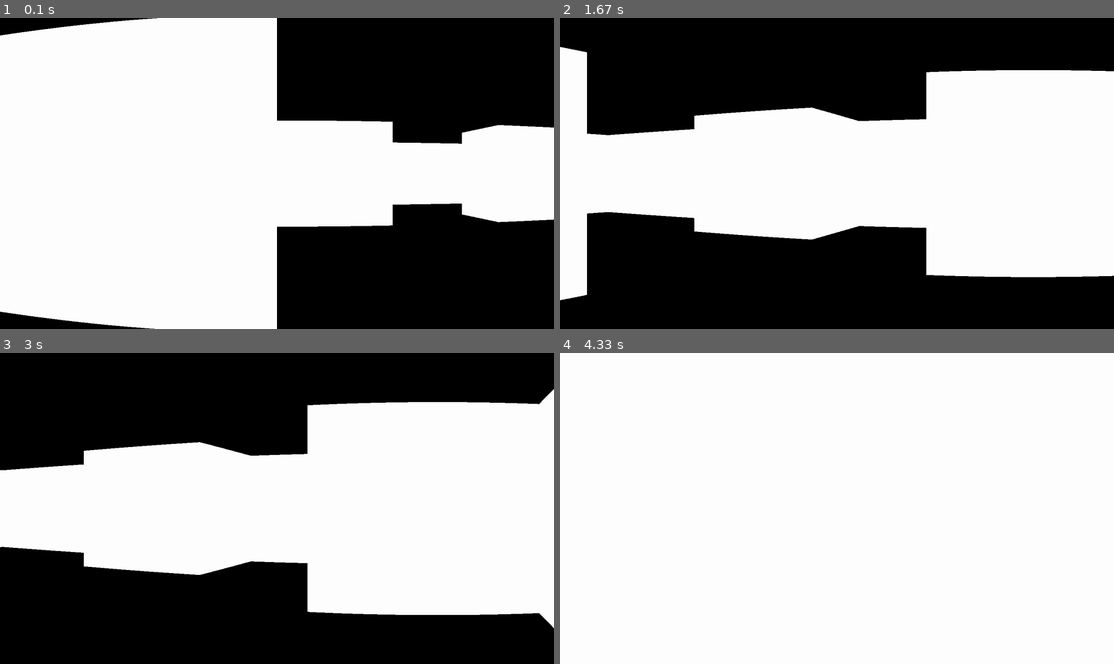
Above: before the commit, frames 1-4 (two rows, left to right).
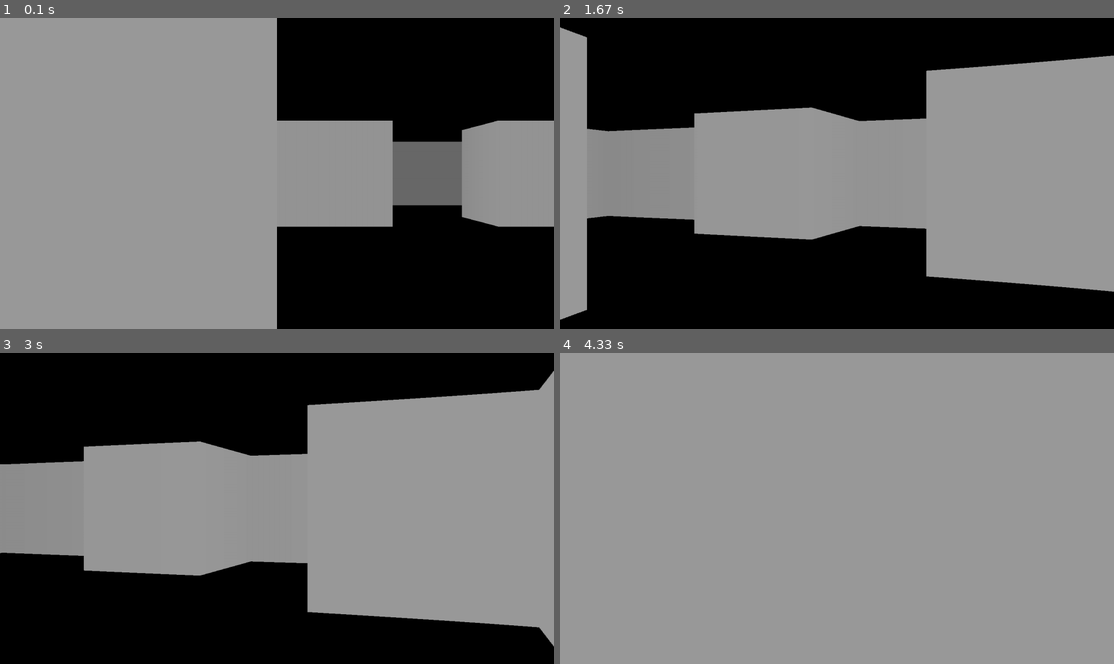
Above: after the commit, the same moments.

Repository: truneosprinter/doom_Pygame
Game: pygame game, started from main.py
The game is run twice, just before and just after one commit, with the same random seed, the same clock (stepped at 60 frames per second) and the same inputs.
Inputs:
- Up to frame 1 (0.1 s): no input
- Up to frame 2 (1.67 s): hold Right 0.33-0.8 s; hold Right 0.83-1.3 s; hold Left from 1.33 s (still down); hold A from 1.33 s (still down)
- Up to frame 3 (3 s): release Left at 1.87 s; release A at 1.87 s; hold Left 1.9-2.3 s; hold A 1.9-2.3 s; hold Right 2.33-2.97 s; hold D 2.33-2.97 s
- Up to frame 4 (4.33 s): hold Left 3-3.47 s; hold A 3-3.47 s; hold Right 3.5-3.97 s; hold D 3.5-3.97 s; hold Right from 4 s (still down); hold D from 4 s (still down)

The runs differ from the first frame. In frame 1, 65% of the frame differs, in the area x 0-100%, y 0-100%; in frame 2, 50%; in frame 3, 52%; in frame 4, 100%.

Commit message:
fixed lighting + fishbowl
Going to add textures next

Diff:
--- a/raycasting.py
+++ b/raycasting.py
@@ -52,6 +52,8 @@
             else:
                 depth = depth_hor
 
+            depth *= math.cos(self.game.player.angle - ray_angle)
+
             #debug only
             #pg.draw.line(
             #    self.game.screen,
@@ -65,9 +67,10 @@
 
             proj_height = SCREEN_DIST / (depth + 0.0001)
 
+            colour = [155 / (1 + depth ** 5 * 0.00002)] * 3
             pg.draw.rect(
                 self.game.screen,
-                "white",
+                colour,
                 (ray * SCALE, HALF_HEIGHT - proj_height // 2, SCALE, proj_height)
                 )
 
